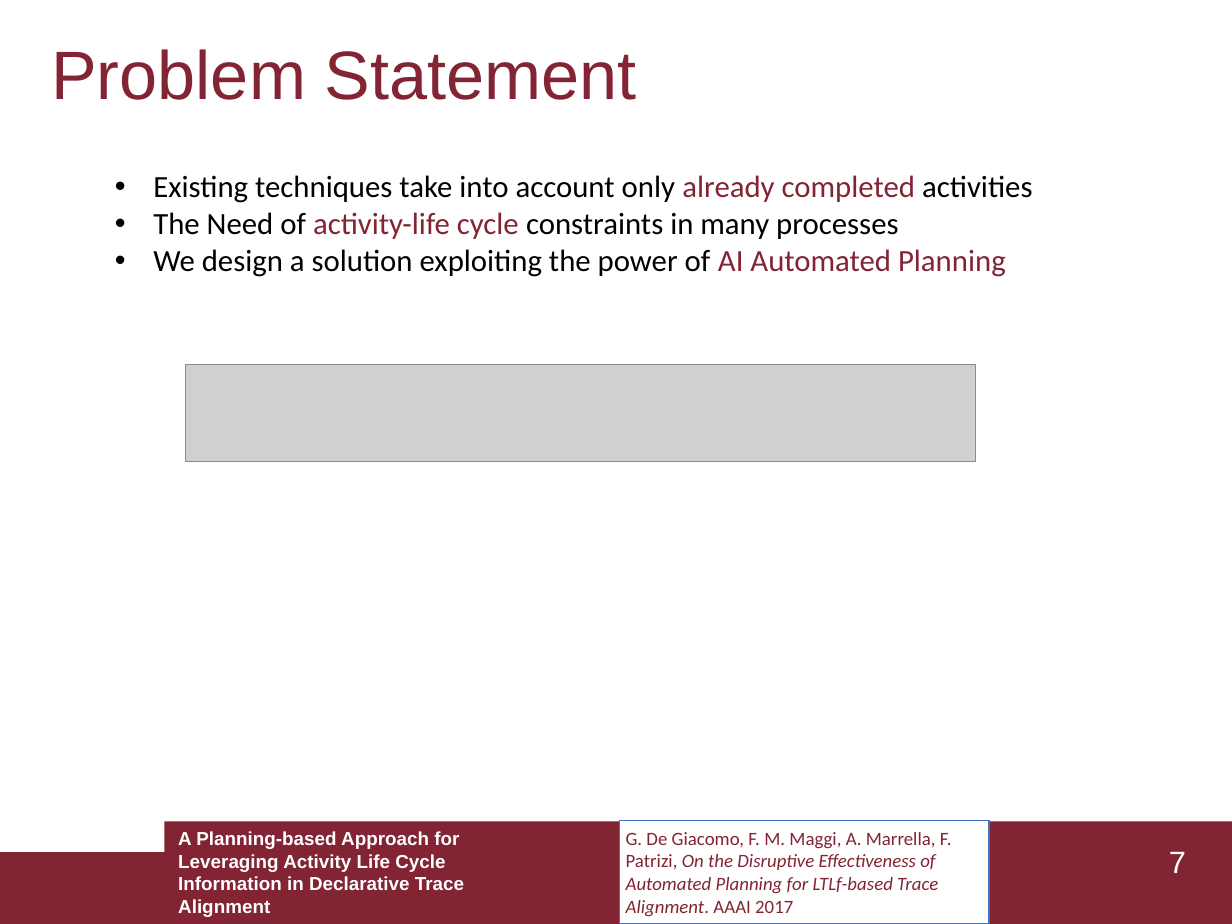
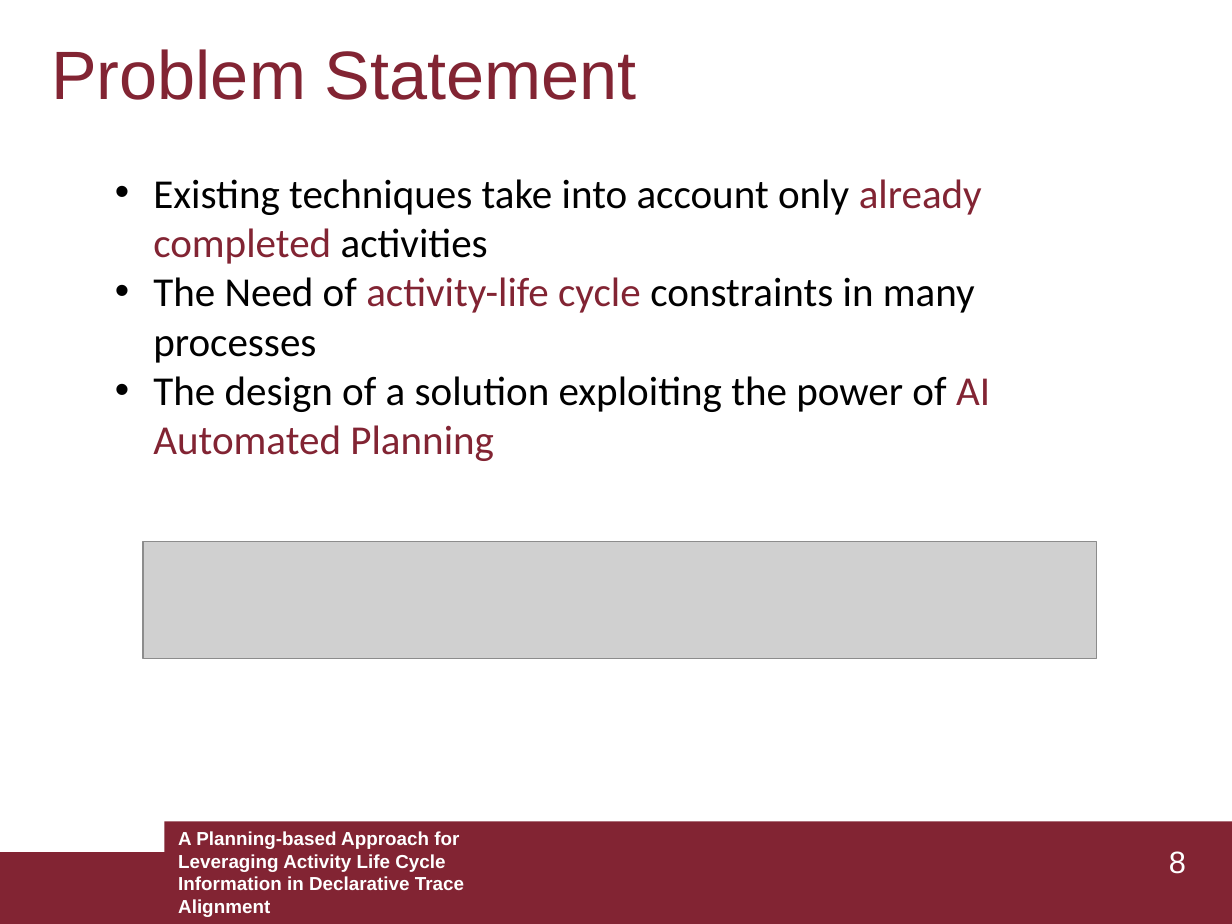
Before and after one commit to GianmarcoBordin/LifeCycleAligner, a slide deck: slide 8 of presentation/Thesis_presentation.pptx (slide 7 before the commit). Drawn at 1232x924 pixels with LibreOffice and Linux fonts; fonts in the diff are those of the drawing; grey boxes stand for pictures. Boxes give left, top, right and bottom in pixels: in the first picture for what was removed or moved away, otherwise in the second. Text is boxed around its words. In the diff, an @@ line names an element or a change of style, - is before the commit and + after.

```diff
--- a/presentation/Thesis_presentation.pptx
+++ b/presentation/Thesis_presentation.pptx
@@ text at box(153, 179, 982, 363): size 18 to 24 pt in "Existing techniques take into account only already ...", "The Need of activity-life cycle constraints in ..." @@
@@ text at box(153, 376, 990, 461): text changed; size 18 to 24 pt @@
-• We design a solution exploiting the power of AI Automated Planning
+• The design of a solution exploiting the power of AI Automated Planning
@@ picture: place and size @@
-picture at box(186, 365, 976, 462)
+picture at box(143, 542, 1096, 659)
@@ rectangle removed at box(620, 821, 989, 924) @@
-G. De Giacomo, F. M. Maggi, A. Marrella, F. Patrizi, On the Disruptive Effectiveness of Automated Planning for LTLf-based Trace Alignment. AAAI 2017
@@ page number at box(1169, 851, 1186, 874): text changed @@
-7
+8
```
Also in this commit, not shown: 10 other slides changed, 1 slide added, 1 slide removed, 1 other file.
